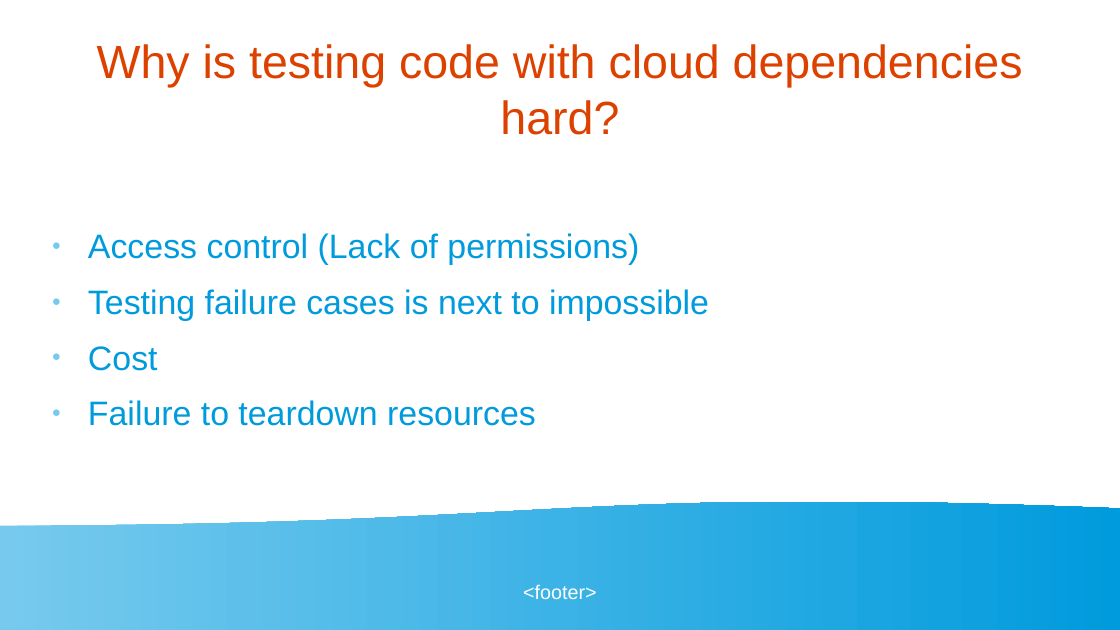
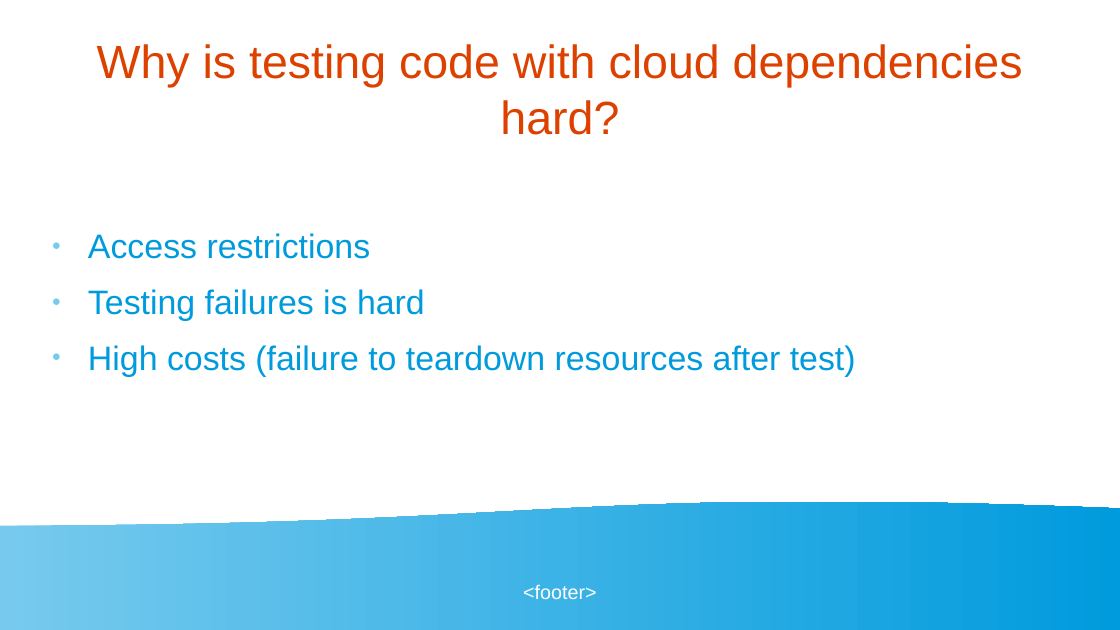
Before and after one commit to golangbot/gophercon-uk-2025-talk, a slide deck: slide 5 of Presentation.odp. Drawn at 1120x630 pixels with LibreOffice and Linux fonts; fonts in the diff are those of the drawing. Boxes give left, top, right and bottom in pixels: in the first picture for what was removed or moved away, otherwise in the second. Text is boxed around its words. In the diff, an @@ line names an element or a change of style, - is before the commit and + after.

```diff
--- a/Presentation.odp
+++ b/Presentation.odp
@@ text at (x1=88, y1=233, x2=856, y2=376): text changed @@
-● Access control (Lack of permissions)
-● Testing failure cases is next to impossible
-● Cost
-● Failure to teardown resources
+● Access restrictions
+● Testing failures is hard
+● High costs (failure to teardown resources after test)
```
Also in this commit, not shown: 19 other slides changed, 3 other files.
